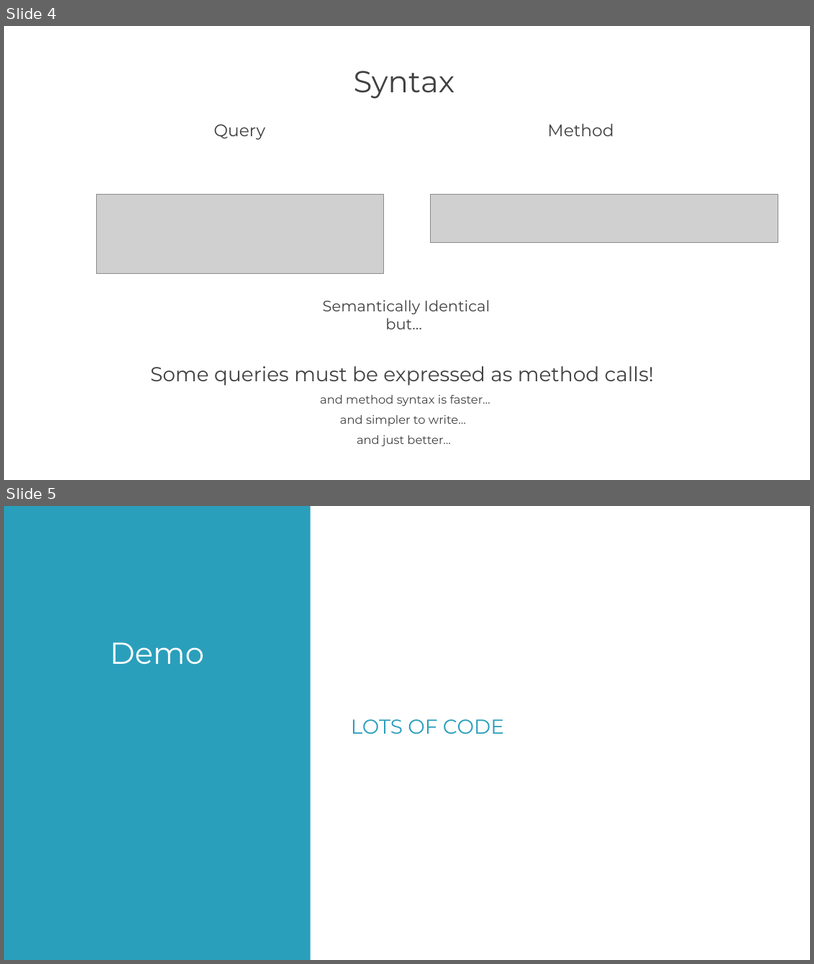
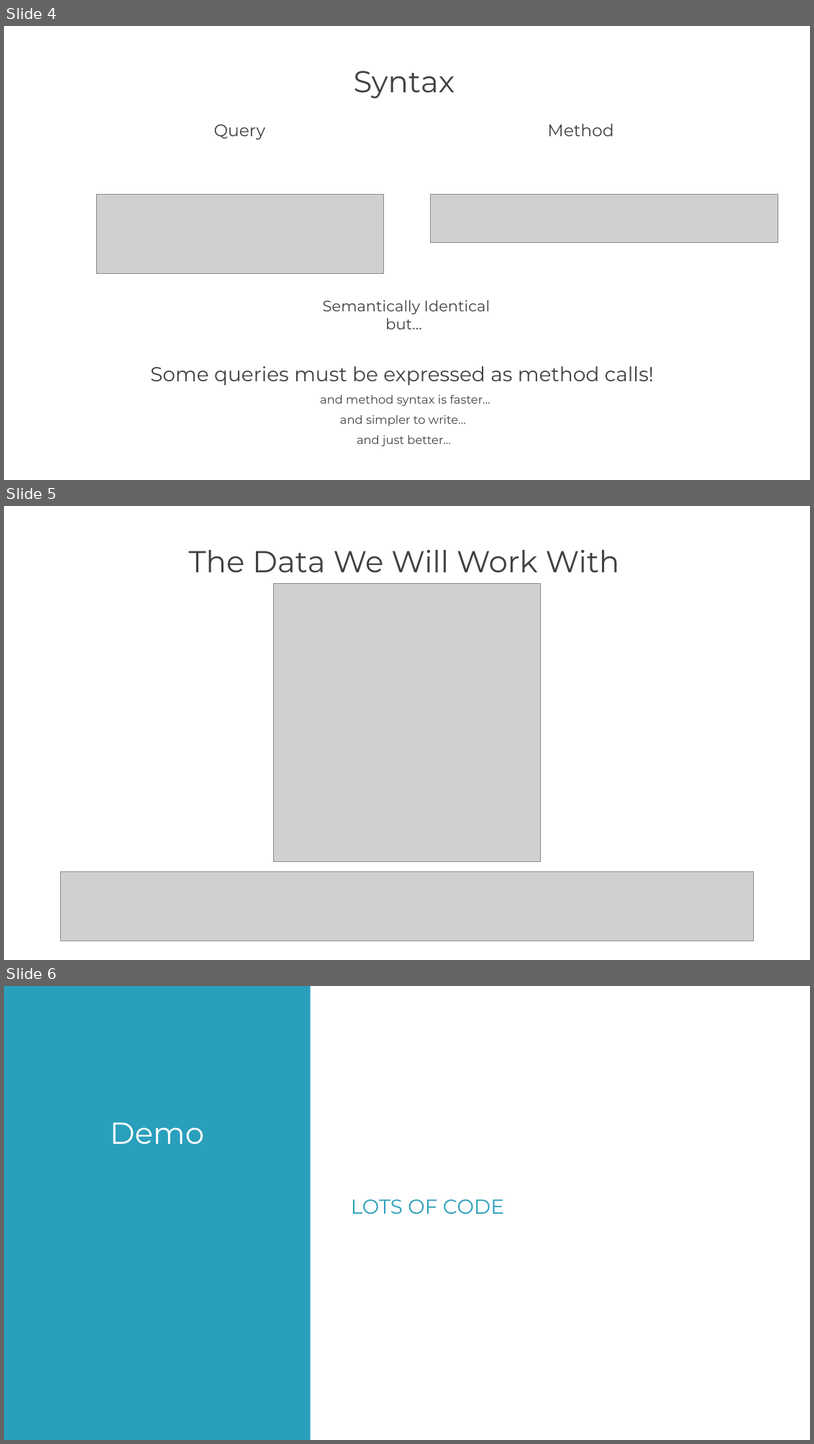
Before and after one commit to ChuckBates/VolcanoLINQ, a slide deck: Slides.pptx. Shown one above the other, each under a label of ours: slides 4 and 5 before the commit, slides 4, 5 and 6 after it. The pictures are 814x964 and 814x1444 pixels, drawn with LibreOffice and Linux fonts; fonts in the diff are those of the drawing; grey boxes stand for pictures; background and template pictures are left out. Boxes give left, top, right and bottom in pixels: in the first picture for what was removed or moved away, otherwise in the second. Text is boxed around its words. In the diff, an @@ line names an element or a change of style, - is before the commit and + after.

Commit message:
Add data slide and final format of program.cs

```diff
--- a/Slides.pptx
+++ b/Slides.pptx
@@ slide 5 added at box(4, 506, 810, 960), background #FFFFFF @@
@@ title added at box(189, 550, 620, 572), 36 pt, text #404040 @@
+The Data We Will Work With
@@ picture added at box(274, 584, 541, 862) @@
@@ picture added at box(60, 871, 754, 940) @@
@@ what was slide 5 is now slide 6 @@
```
Also in this commit, not shown: 1 other file.
